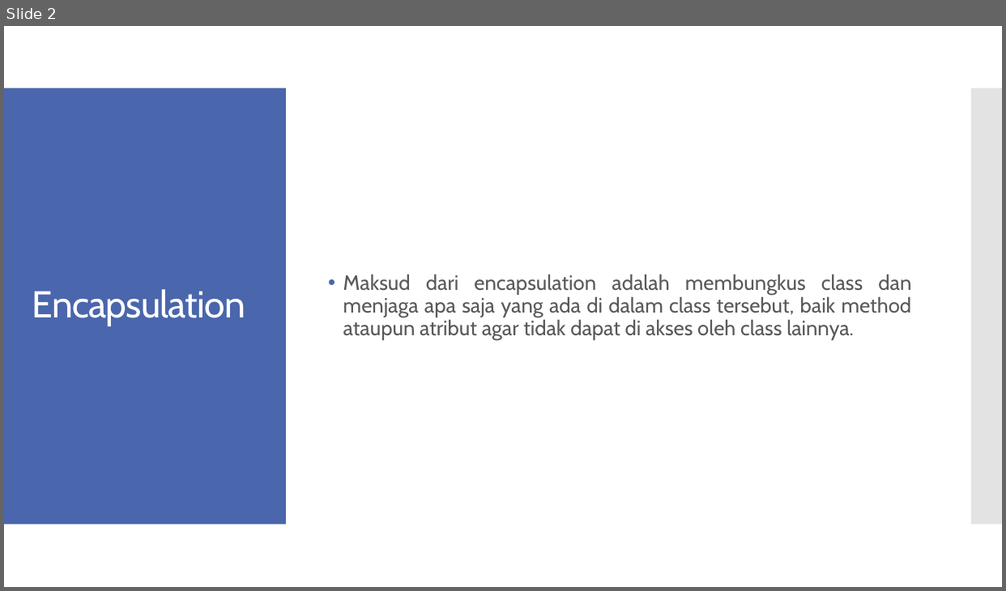
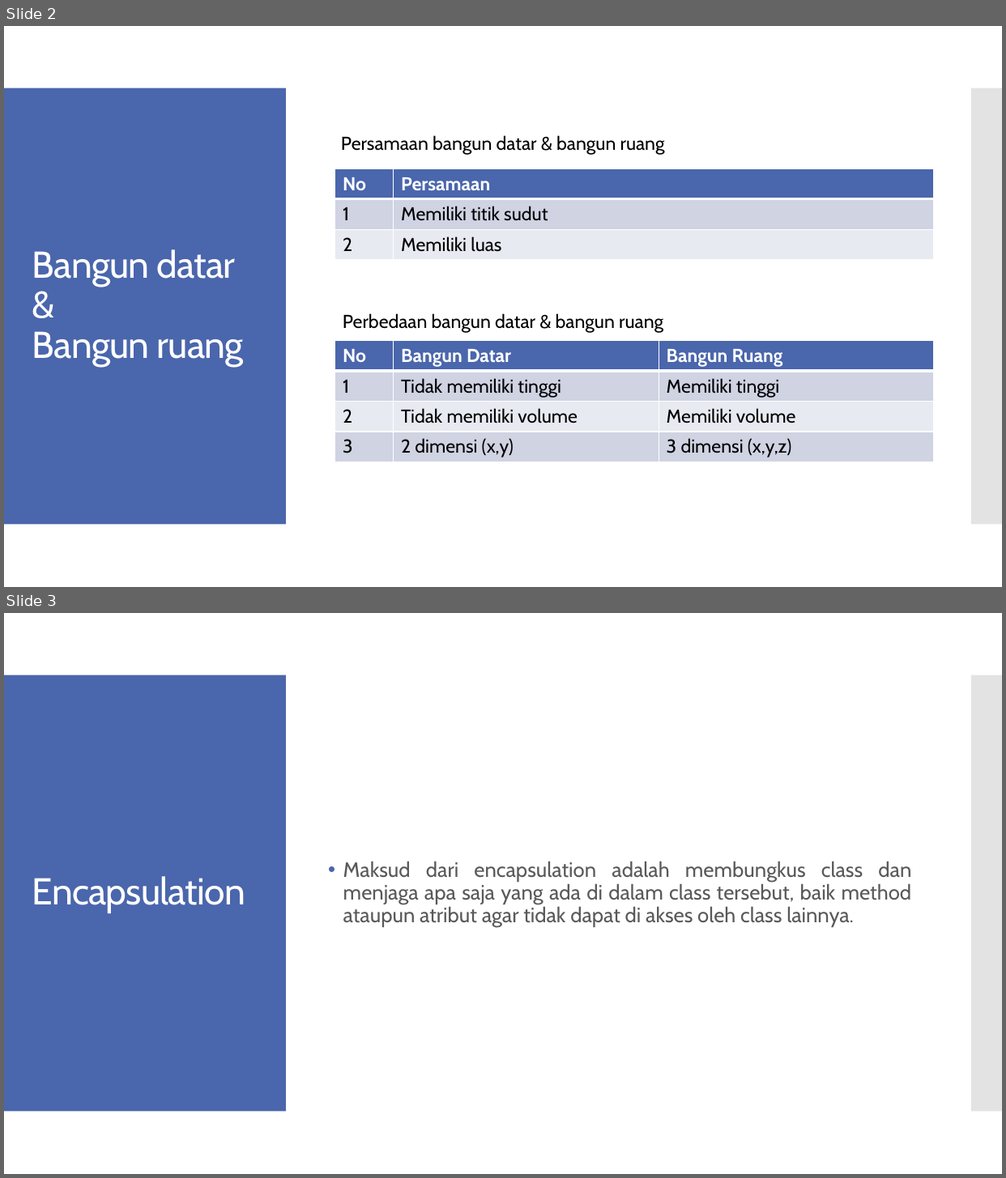
Before and after one commit to lihinxgufin/Git, a slide deck: Week1/02/Presentasi Weekly Test1 - Muhamad Sholihin.pptx. Shown one above the other, each under a label of ours: slide 2 before the commit, slides 2 and 3 after it. The pictures are 1006x591 and 1006x1178 pixels, drawn with LibreOffice and Linux fonts; fonts in the diff are those of the drawing. Boxes give left, top, right and bottom in pixels: in the first picture for what was removed or moved away, otherwise in the second. Text is boxed around its words. In the diff, an @@ line names an element or a change of style, - is before the commit and + after.

```diff
--- a/Week1/02/Presentasi Weekly Test1 - Muhamad Sholihin.pptx
+++ b/Week1/02/Presentasi Weekly Test1 - Muhamad Sholihin.pptx
@@ slide 2 added at [4,26,1002,587], background #FFFFFF; not listed: 2 template elements that a slide beside it also shows @@
@@ text added at [341,135,665,155], 18 pt, text #000000 @@
+Persamaan bangun datar & bangun ruang
@@ table added at [335,169,934,260], 3 rows, 2 columns @@
+No | Persamaan
+1 | Memiliki titik sudut
+2 | Memiliki luas
@@ title added at [32,250,244,367], 36 pt, text #FFFFFF @@
+Bangun datar
+&
+Bangun ruang
@@ text added at [343,314,663,333], 18 pt, text #000000 @@
+Perbedaan bangun datar & bangun ruang
@@ table added at [335,341,934,463], 4 rows, 3 columns @@
+No | Bangun Datar | Bangun Ruang
+1 | Tidak memiliki tinggi | Memiliki tinggi
+2 | Tidak memiliki volume | Memiliki volume
+3 | 2 dimensi (x,y) | 3 dimensi (x,y,z)
@@ what was slide 2 is now slide 3 @@
```
Also in this commit, not shown: 2 slides changed.
